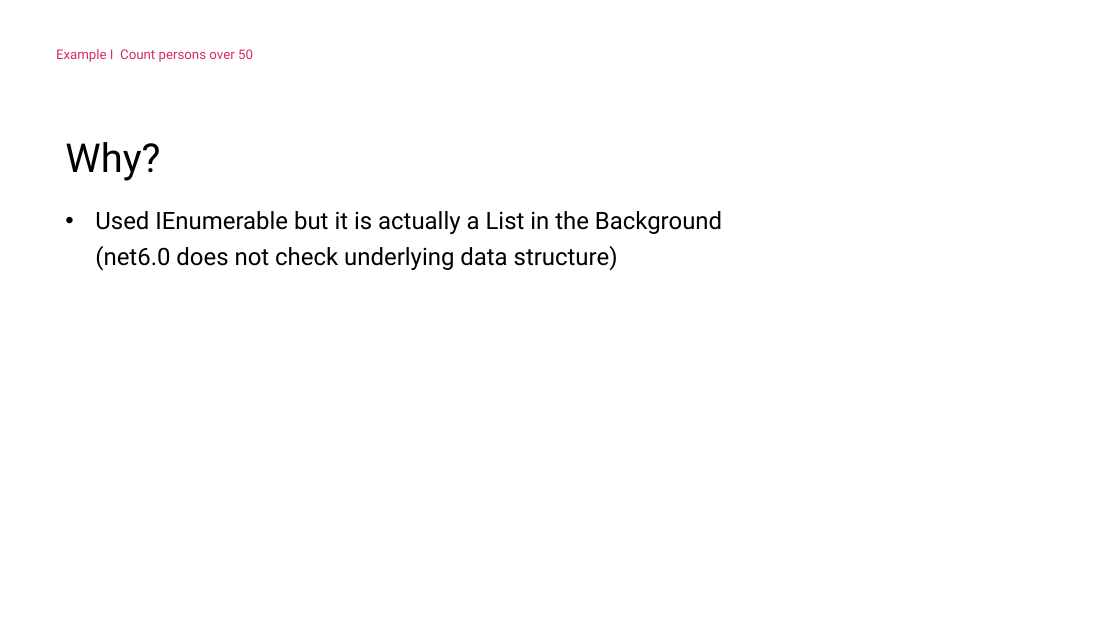
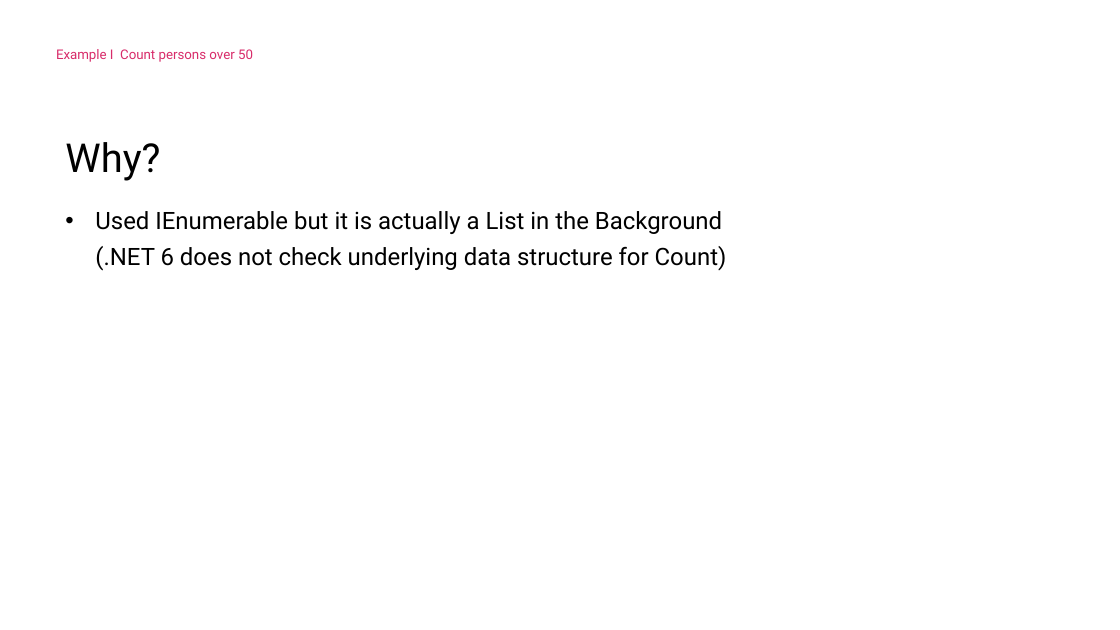
Before and after one commit to ILikeSahne/PerformanceOptimizationsInCSharp, a slide deck: slide 45 of Powerpoint.pptx. Drawn at 1120x630 pixels with LibreOffice and Linux fonts; fonts in the diff are those of the drawing; background and template pictures are left out. Boxes give left, top, right and bottom in pixels: in the first picture for what was removed or moved away, otherwise in the second. Text is boxed around its words. In the diff, an @@ line names an element or a change of style, - is before the commit and + after.

```diff
--- a/Powerpoint.pptx
+++ b/Powerpoint.pptx
@@ text at (x1=95, y1=211, x2=727, y2=271): text changed @@
-• Used IEnumerable but it is actually a List in the Background
-  (net6.0 does not check underlying data structure)
+• Used IEnumerable but it is actually a List in the Background
+  (.NET 6 does not check underlying data structure for Count)
```
Also in this commit, not shown: 95 other slides changed, 7 slides added, 1 slide removed, 10 other files.
